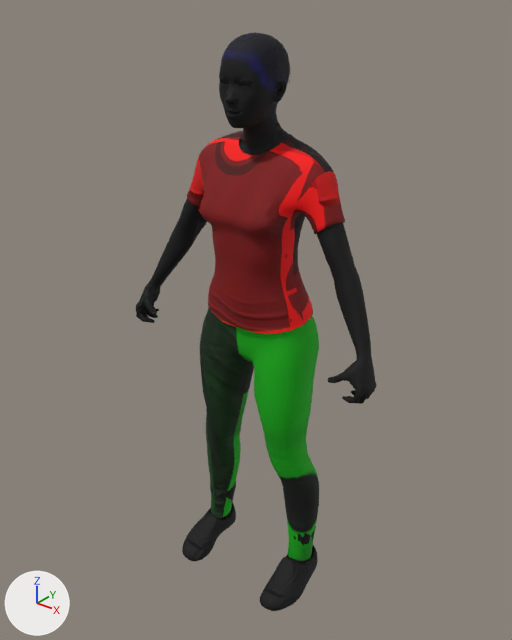
One commit to the glTF model assets/models/crowd_d.glb: the scene before it, then after it.
The view is the same before and after, from a camera (50 mm lens) standing at (1.096, -1.415, 1.705) and looking at (-0.015, -0.026, 0.845). Arrows for +X, +Y and +Z are at lower left; the lights stay in place. The older version comes first. Where no turn or scale is listed for an object, it has been applied to the vertices. Vertices at exactly the same position are counted once.

In view in the first picture: 'Body'.
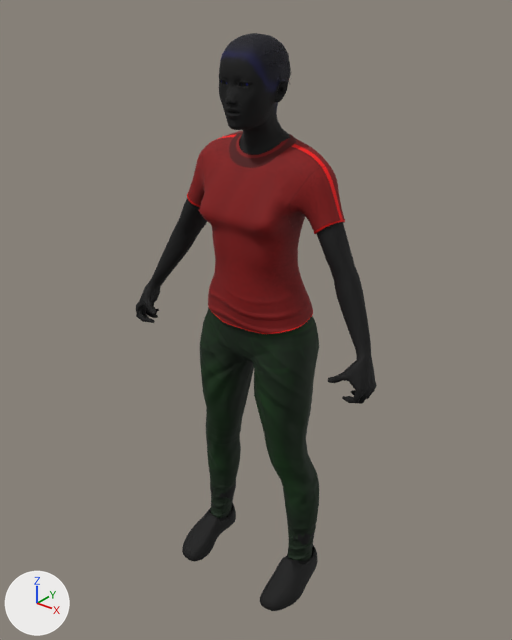
Pixel boxes (x1, y1, x2, y2) of what changed, in the pictures (512 x 640 px; the box of a moved part takes in the faces that stretch with it):
'Body', reshaped: before (136, 32, 377, 611); after (136, 33, 377, 611)
part 1 of me_body, moved or reshaped: before (219, 33, 289, 158); after (219, 34, 290, 158)
part 2 of me_body, surface changed: (186, 81, 345, 596) in both
part 3 of me_body, recoloured (darker): (207, 54, 319, 561) in both

What changed in the scene script:
```text
Change me_body:
    where me_body.from_pydata(...)  # 6174 vertices, 11958 faces; spans x -0.4..0.4, y -0.2..0.09, z 0.0..1.59
    used by ob_body; location = (0.0, 0.0, 0.0)
    me_body part 1: 169 vertices moved within x -0.08..0.08, y -0.15..0.02, z 1.32..1.52; 301 vertices removed from x -0.08..0.08, y -0.15..0.02, z 1.32..1.59; 301 vertices added at x -0.09..0.09, y -0.15..0.03, z 1.32..1.58
    me_body part 2: 8931 kept faces spanning x -0.4..0.4, y -0.2..0.09, z 0.0..1.58 get new texture (UV) coordinates
    me_body part 3: 1829 kept faces spanning x -0.2..0.2, y -0.13..0.09, z 0.09..1.56 get new vertex colours; the middle colour goes from green #00ff00 to green #00ed00
```
